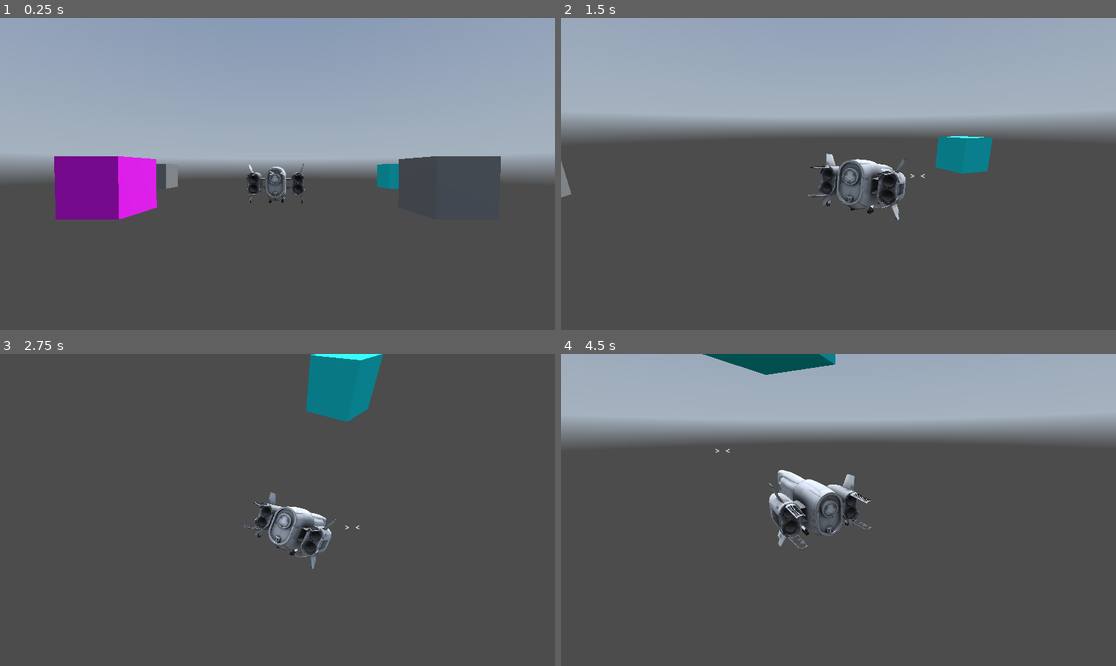
Above: before the commit, frames 1-4 (two rows, left to right).
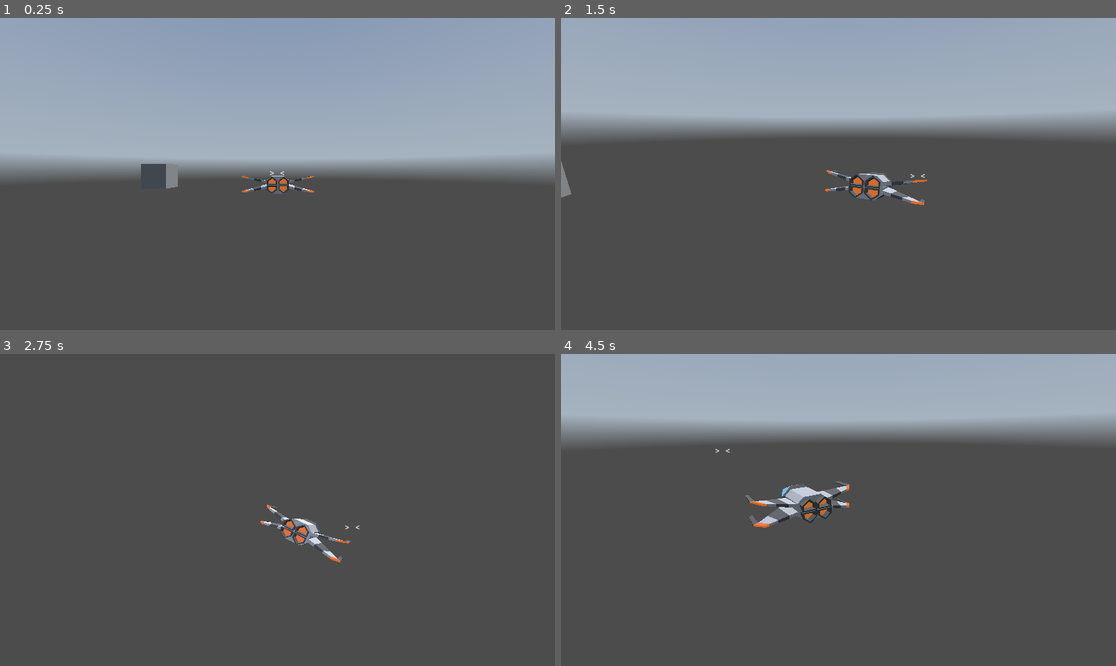
Above: after the commit, the same moments.

Repository: matousposp08/SpaceGame
Game: Godot game, scene res://scenes/root.tscn
Same seed, same stepped clock (60 frames per second), same inputs: the game is played once before the commit and once after it. A sky picture missing from this copy of the repository is replaced by a grey-blue gradient.
Inputs:
- Up to frame 1 (0.25 s): no input
- Up to frame 2 (1.5 s): hold Right (ui_right) 0.53-1.28 s; hold Down (ui_down) from 1.28 s (still down)
- Up to frame 3 (2.75 s): release Down (ui_down) at 2.03 s; hold Right (ui_right) from 2.03 s (still down)
- Up to frame 4 (4.5 s): release Right (ui_right) at 2.78 s; hold Up (ui_up) 2.78-3.53 s; hold Left (ui_left) from 3.53 s (still down)

The runs differ from the first frame. In frame 1, 5.7% of the frame differs, in the area x 9-91%, y 44-65%; in frame 2, 2.7%; in frame 3, 3.9%; in frame 4, 3.2%.

Commit message:
added some models, backgrounds

Diff:
--- /dev/null
+++ b/Dogfights/menu.tscn
@@ -0,0 +1,3 @@
+[gd_scene format=3 uid="uid://vq8c3ymtfknj"]
+
+[node name="menu" type="Node3D"]
--- a/Dogfights/plane.tscn
+++ b/Dogfights/plane.tscn
@@ -1,7 +1,7 @@
 [gd_scene load_steps=3 format=3 uid="uid://cvpkbofikuto7"]
 
 [ext_resource type="PackedScene" uid="uid://cr6dsgdnij4aw" path="res://spaceship_raider_class__pathfinder.glb" id="1_khimf"]
-[ext_resource type="PackedScene" uid="uid://c03t684xu05tp" path="res://malabar_medium_transport.glb" id="2_lr50e"]
+[ext_resource type="PackedScene" uid="uid://6vf4hbcww1sg" path="res://ship.glb" id="2_rnwlo"]
 
 [node name="plane" type="Node3D"]
 
@@ -9,5 +9,5 @@
 transform = Transform3D(0.12, 0, 0, 0, 0.12, 0, 0, 0, 0.12, 0, 0, 0)
 visible = false
 
-[node name="Sketchfab_Scene2" parent="." instance=ExtResource("2_lr50e")]
-transform = Transform3D(-0.0299644, 0, 0.00146131, 0, 0.03, 0, -0.00146131, 0, -0.0299644, 0, 0, 0)
+[node name="ship" parent="." instance=ExtResource("2_rnwlo")]
+transform = Transform3D(0.05, 0, 0, 0, 0.05, 0, 0, 0, 0.05, 0, 0, 0)
--- /dev/null
+++ b/Dogfights/scenes/jetbooster.tscn
@@ -0,0 +1,13 @@
+[gd_scene load_steps=2 format=3 uid="uid://bg6in1plthqfc"]
+
+[ext_resource type="Texture2D" uid="uid://cped5ifdu15tk" path="res://textures/light_01.png" id="1_le2ms"]
+
+[node name="jetbooster" type="CPUParticles2D"]
+texture = ExtResource("1_le2ms")
+direction = Vector2(0, 0)
+spread = 88.64
+gravity = Vector2(0, 0)
+initial_velocity_min = 171.72
+initial_velocity_max = 202.02
+angular_velocity_min = 720.0
+angular_velocity_max = 720.0
--- a/Dogfights/scenes/root.tscn
+++ b/Dogfights/scenes/root.tscn
@@ -6,15 +6,6 @@
 [ext_resource type="PackedScene" uid="uid://cvpkbofikuto7" path="res://plane.tscn" id="4_t81cj"]
 [ext_resource type="Script" path="res://scripts/smooth_follow.gd" id="5_b133x"]
 [ext_resource type="Script" path="res://scripts/reticle.gd" id="6_pof7r"]
-
-[sub_resource type="StandardMaterial3D" id="StandardMaterial3D_ks7xt"]
-albedo_color = Color(1, 0, 1, 1)
-
-[sub_resource type="StandardMaterial3D" id="StandardMaterial3D_jyhku"]
-albedo_color = Color(0, 1, 1, 1)
-
-[sub_resource type="StandardMaterial3D" id="StandardMaterial3D_0tyx0"]
-albedo_color = Color(1, 1, 0, 1)
 
 [sub_resource type="PanoramaSkyMaterial" id="PanoramaSkyMaterial_hi0hg"]
 panorama = ExtResource("1_31hwd")
@@ -30,26 +21,8 @@
 
 [node name="Scenery" type="Node3D" parent="."]
 
-[node name="CSGBox3D" type="CSGBox3D" parent="Scenery"]
-transform = Transform3D(1, 0, 0, 0, 1, 0, 0, 0, 1, 3, 0, 0)
-material_override = SubResource("StandardMaterial3D_ks7xt")
-
-[node name="CSGBox3D2" type="CSGBox3D" parent="Scenery"]
-transform = Transform3D(1, 0, 0, 0, 1, 0, 0, 0, 1, -3, 0, 0)
-
 [node name="CSGBox3D3" type="CSGBox3D" parent="Scenery"]
 transform = Transform3D(1, 0, 0, 0, 1, 0, 0, 0, 1, 5, 0, 5)
-
-[node name="CSGBox3D4" type="CSGBox3D" parent="Scenery"]
-transform = Transform3D(1, 0, 0, 0, 1, 0, 0, 0, 1, -5, 0, 5)
-material_override = SubResource("StandardMaterial3D_jyhku")
-
-[node name="CSGBox3D5" type="CSGBox3D" parent="Scenery"]
-transform = Transform3D(1, 0, 0, 0, 1, 0, 0, 0, 1, 5, 0, -5)
-material_override = SubResource("StandardMaterial3D_0tyx0")
-
-[node name="CSGBox3D6" type="CSGBox3D" parent="Scenery"]
-transform = Transform3D(1, 0, 0, 0, 1, 0, 0, 0, 1, -5, 0, -5)
 
 [node name="DirectionalLight3D" type="DirectionalLight3D" parent="Scenery"]
 transform = Transform3D(0.688355, 0.526168, -0.499315, 0, 0.688355, 0.725374, 0.725374, -0.499315, 0.473832, 0, 10, 0)
--- a/Dogfights/scripts/smooth_follow.gd
+++ b/Dogfights/scripts/smooth_follow.gd
@@ -1,20 +1,18 @@
-#############
-# Simple SmoothFollow Script
-#############
+
 class_name SmoothFollow
 extends Node3D
 
-# Target we are following
+
 @export var target:Node3D
-# The distance in the x-z plane to the target
+
 @export var distance:float = 10.0
-# the height we want the camera to be above the target
+
 @export var height:float = 5.0
-# Smooth the follow by damping it
+
 @export var position_damping:float = 2.0
-# Should we also look at the target?
+
 @export var should_rotate:bool = true
-#Smooth the rotation by damping it
+
 @export var rotation_damping:float = 3.0
 
 
@@ -30,14 +28,13 @@
 
 
 func _follow(delta):
-	# Set the position of the camera on the x-z plane to:
-	#	distance meters behind the target
+
 	var offset = -target.global_transform.basis.z * distance
 	var desired_position = target.position + offset
-	#   Set the height of the camera
+
 	desired_position.y += height
-	#   Lerp the final value
+
 	set_position(lerp(get_position(), desired_position, position_damping * delta))
-	#   Always look at the target
+
 	if (should_rotate == true):
 		self.quaternion = MathLib.smooth_look_at(self, target, rotation_damping, delta)
Renamed: Dogfights/low-poly_spaceship (1).glb -> Dogfights/models/low-poly_spaceship (1).glb
Not shown, changed: Dogfights/models/low-poly_spaceship (1).glb.import
Binary file added: Dogfights/models/low-poly_spaceship (1)_0.png
Not shown, changed: Dogfights/models/low-poly_spaceship (1)_0.png.import
Binary file added: Dogfights/models/low-poly_spaceship (1)_1.png
Not shown, changed: Dogfights/models/low-poly_spaceship (1)_1.png.import
Binary file added: Dogfights/models/low-poly_spaceship (1)_2.png
Not shown, added: Dogfights/models/low-poly_spaceship (1)_2.png.import
Renamed: Dogfights/low-poly_spaceship_2.glb -> Dogfights/models/low-poly_spaceship_2.glb
Not shown, changed: Dogfights/models/low-poly_spaceship_2.glb.import
Binary file added: Dogfights/models/low-poly_spaceship_2_0.png
Not shown, added: Dogfights/models/low-poly_spaceship_2_0.png.import
(and 21 more such lines)
